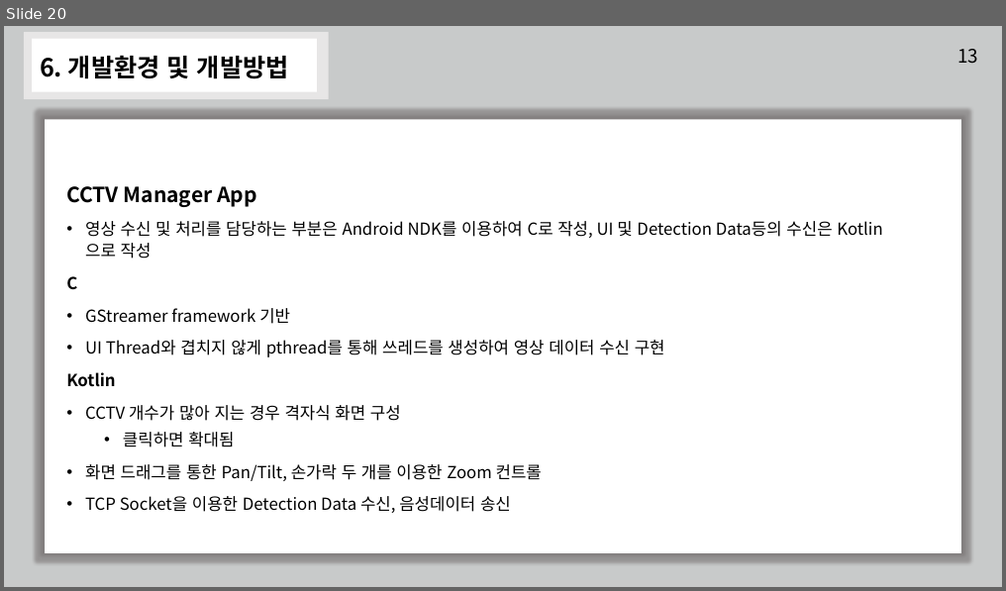
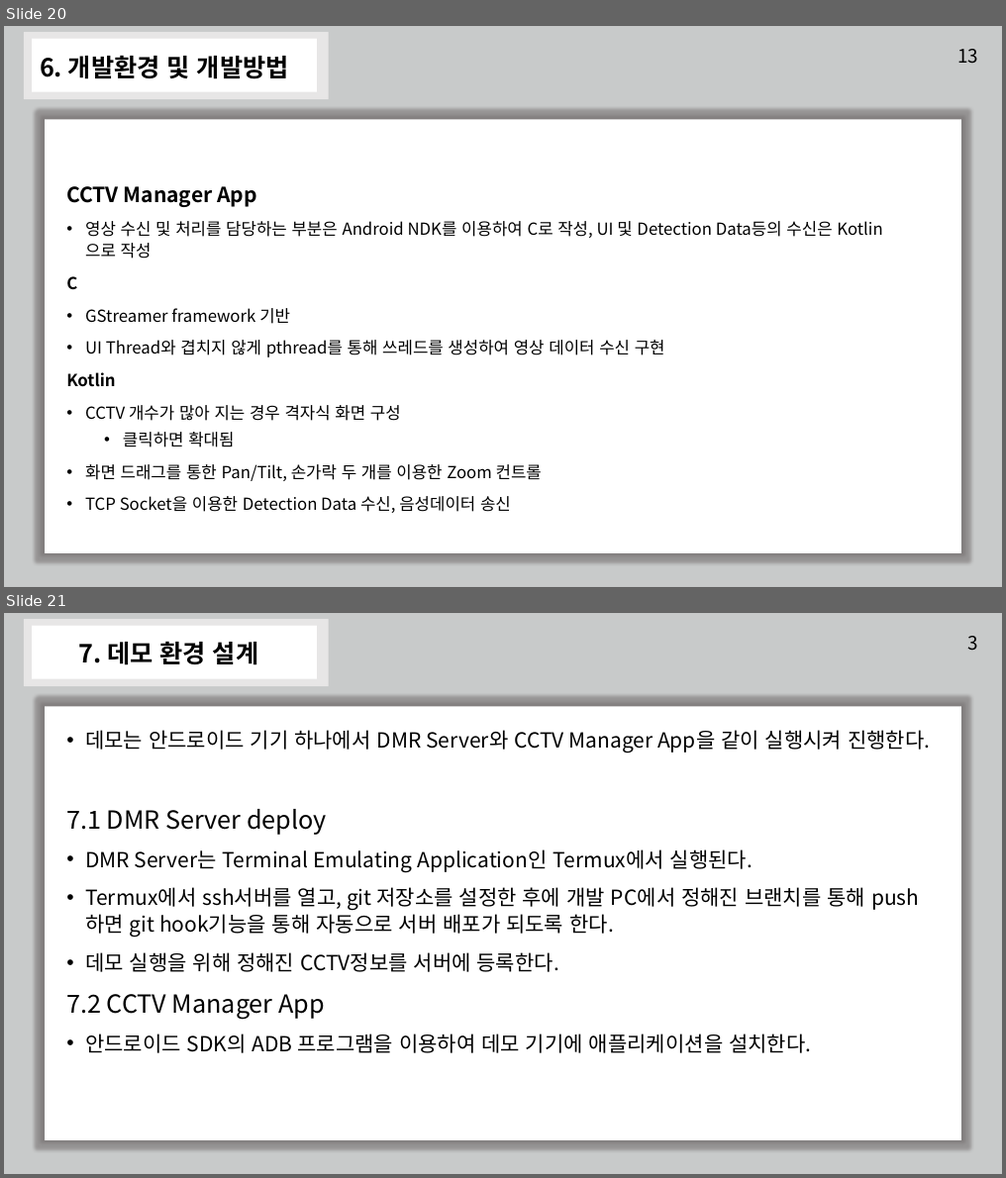
Before and after one commit to TeamGym/CapstonDesign2022-A, a slide deck: Documentation/종합설계_2차_설계서_발표.pptx. Shown one above the other, each under a label of ours: slide 20 before the commit, slides 20 and 21 after it. The pictures are 1006x591 and 1006x1178 pixels, drawn with LibreOffice and Linux fonts; fonts in the diff are those of the drawing. Boxes give left, top, right and bottom in pixels: in the first picture for what was removed or moved away, otherwise in the second. Text is boxed around its words. In the diff, an @@ line names an element or a change of style, - is before the commit and + after.

```diff
--- a/Documentation/종합설계_2차_설계서_발표.pptx
+++ b/Documentation/종합설계_2차_설계서_발표.pptx
@@ slide 21 added at bbox=[4, 613, 1002, 1174], background #FFFFFF @@
@@ rectangle added at bbox=[4, 613, 1002, 1174], fill #C8CACA @@
@@ rectangle added at bbox=[24, 619, 328, 686], fill #E7E6E6 @@
@@ rectangle added at bbox=[32, 626, 317, 679], fill #FFFFFF, 18 pt, text #FFFFFF @@
+ㅠ
@@ title added at bbox=[78, 641, 258, 665], 24 pt, text #000000, bold @@
+7. 데모 환경 설계
@@ text added at bbox=[968, 636, 978, 651], 18 pt, text #000000 @@
+3
@@ rectangle added at bbox=[45, 707, 960, 1141], fill #FFFFFF @@
@@ text added at bbox=[66, 730, 930, 1054], 20 pt, text #000000 @@
+• 데모는 안드로이드 기기 하나에서 DMR Server와 CCTV Manager App을 같이 실행시켜 진행한다.
+7.1 DMR Server deploy
+• DMR Server는 Terminal Emulating Application인 Termux에서 실행된다.
+• Termux에서 ssh서버를 열고, git 저장소를 설정한 후에 개발 PC에서 정해진 브랜치를 통해 push하면 git hook기능을 통해 자동으로 서버 배포가 되도록 한다.
+• 데모 실행을 위해 정해진 CCTV정보를 서버에 등록한다.
+7.2 CCTV Manager App
+• 안드로이드 SDK의 ADB 프로그램을 이용하여 데모 기기에 애플리케이션을 설치한다.
```
Also in this commit, not shown: 1 slide changed.
